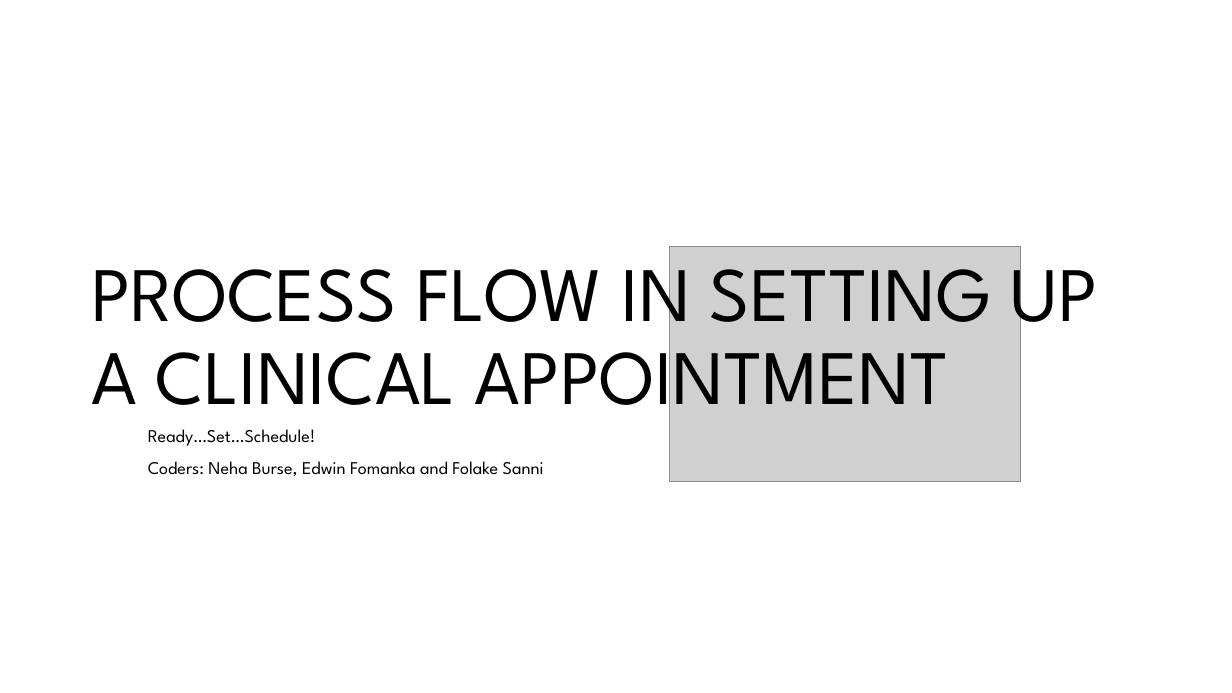
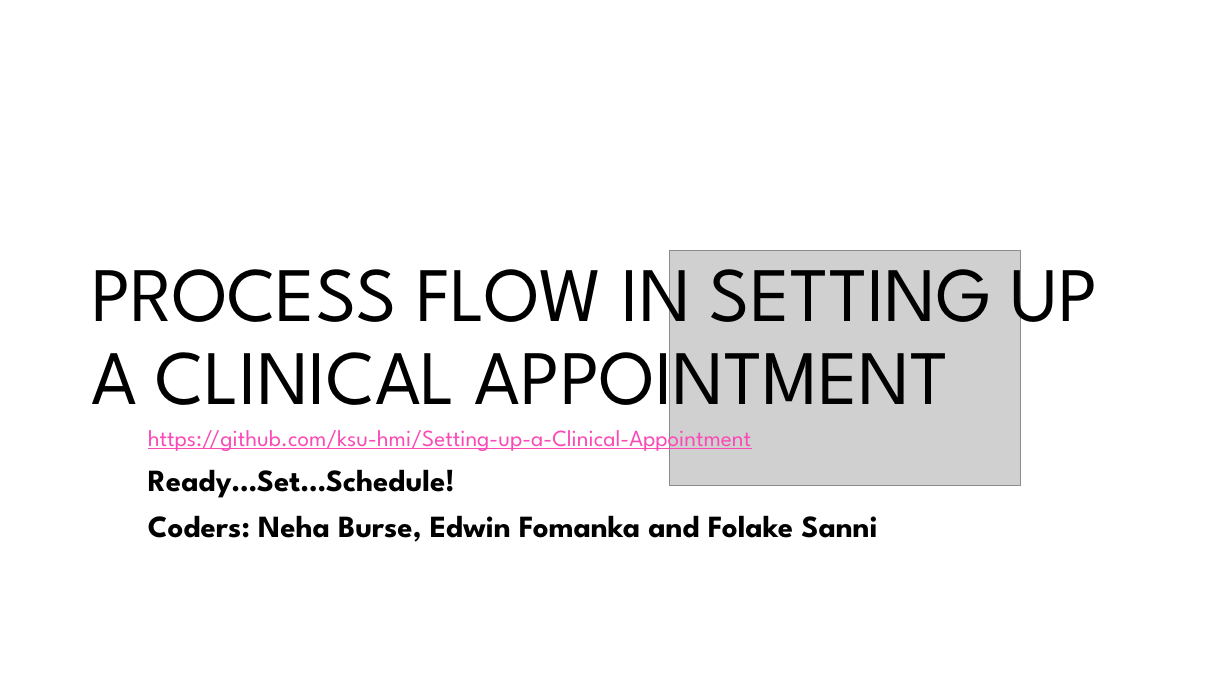
Before and after one commit to ksu-hmi/Setting-up-a-Clinical-Appointment, a slide deck: slide 1 of Project Sprint 3 PPT Splash screen.pptx. Drawn at 1232x693 pixels with LibreOffice and Linux fonts; fonts in the diff are those of the drawing; grey boxes stand for pictures; background and template pictures are left out. Boxes give left, top, right and bottom in pixels: in the first picture for what was removed or moved away, otherwise in the second. Text is boxed around its words. In the diff, an @@ line names an element or a change of style, - is before the commit and + after.

```diff
--- a/Project Sprint 3 PPT Splash screen.pptx
+++ b/Project Sprint 3 PPT Splash screen.pptx
@@ subtitle at box(148, 423, 751, 453): paragraph added @@
+https://github.com/ksu-hmi/Setting-up-a-Clinical-Appointment
@@ subtitle at box(148, 469, 877, 542): size 14 to 24 pt, bold on in "Ready…Set…Schedule!", "Coders: Neha Burse, Edwin Fomanka and Folake ..." @@
```
